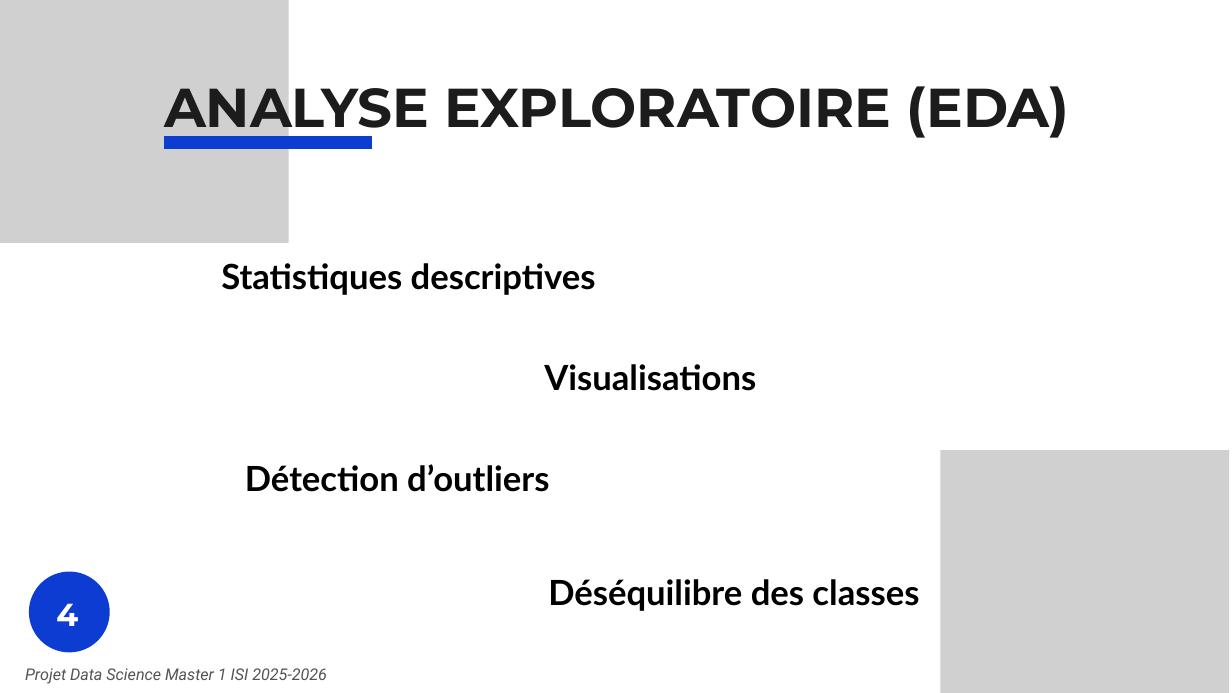
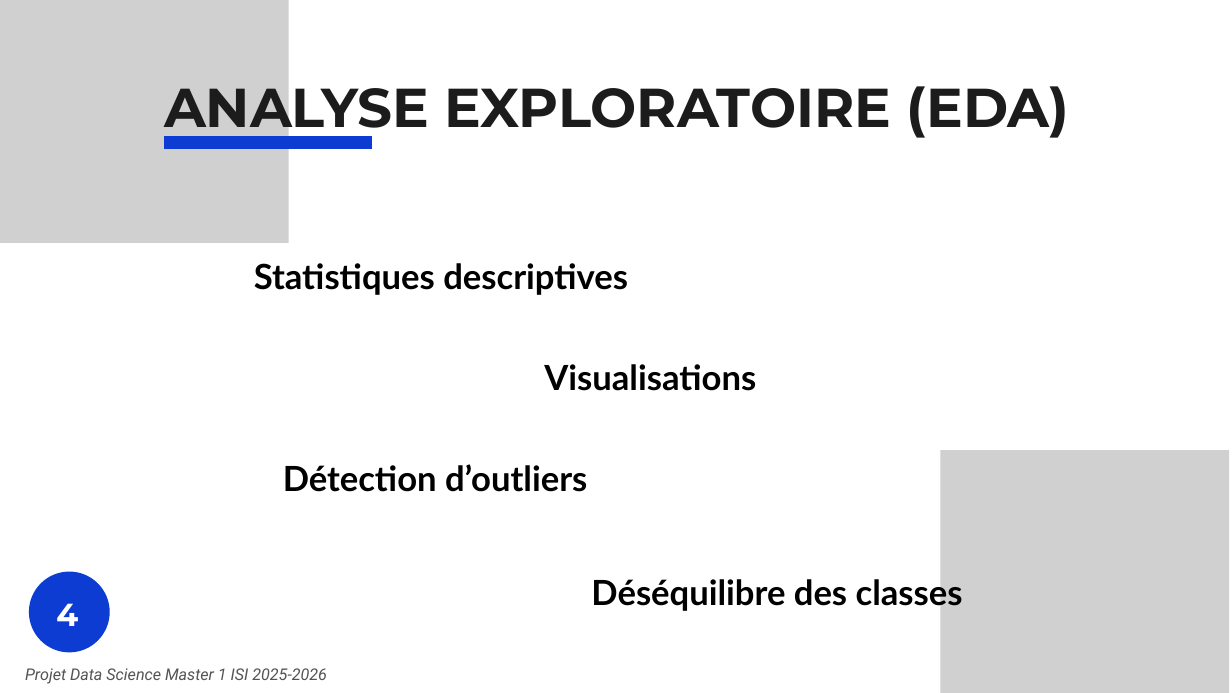
Before and after one commit to Astrelo/detection-fraude-bancaire, a slide deck: slide 5 of Projet Data Science Powerpoint.pptx. Drawn at 1232x693 pixels with LibreOffice and Linux fonts; fonts in the diff are those of the drawing; grey boxes stand for pictures. Boxes give left, top, right and bottom in pixels: in the first picture for what was removed or moved away, otherwise in the second. Text is boxed around its words. In the diff, an @@ line names an element or a change of style, - is before the commit and + after.

```diff
--- a/Projet Data Science Powerpoint.pptx
+++ b/Projet Data Science Powerpoint.pptx
@@ text "Statistiques descriptives": place and size @@
-text "Statistiques descriptives" at bbox=[221, 263, 596, 295]
+text "Statistiques descriptives" at bbox=[254, 263, 628, 295]
@@ text "Détection d’outliers": place and size @@
-text "Détection d’outliers" at bbox=[245, 464, 549, 492]
+text "Détection d’outliers" at bbox=[283, 464, 587, 492]
@@ text "Déséquilibre des classes" rewrapped from bbox=[548, 579, 919, 611] to bbox=[591, 575, 963, 612] @@
```
Also in this commit, not shown: 2 other files.
